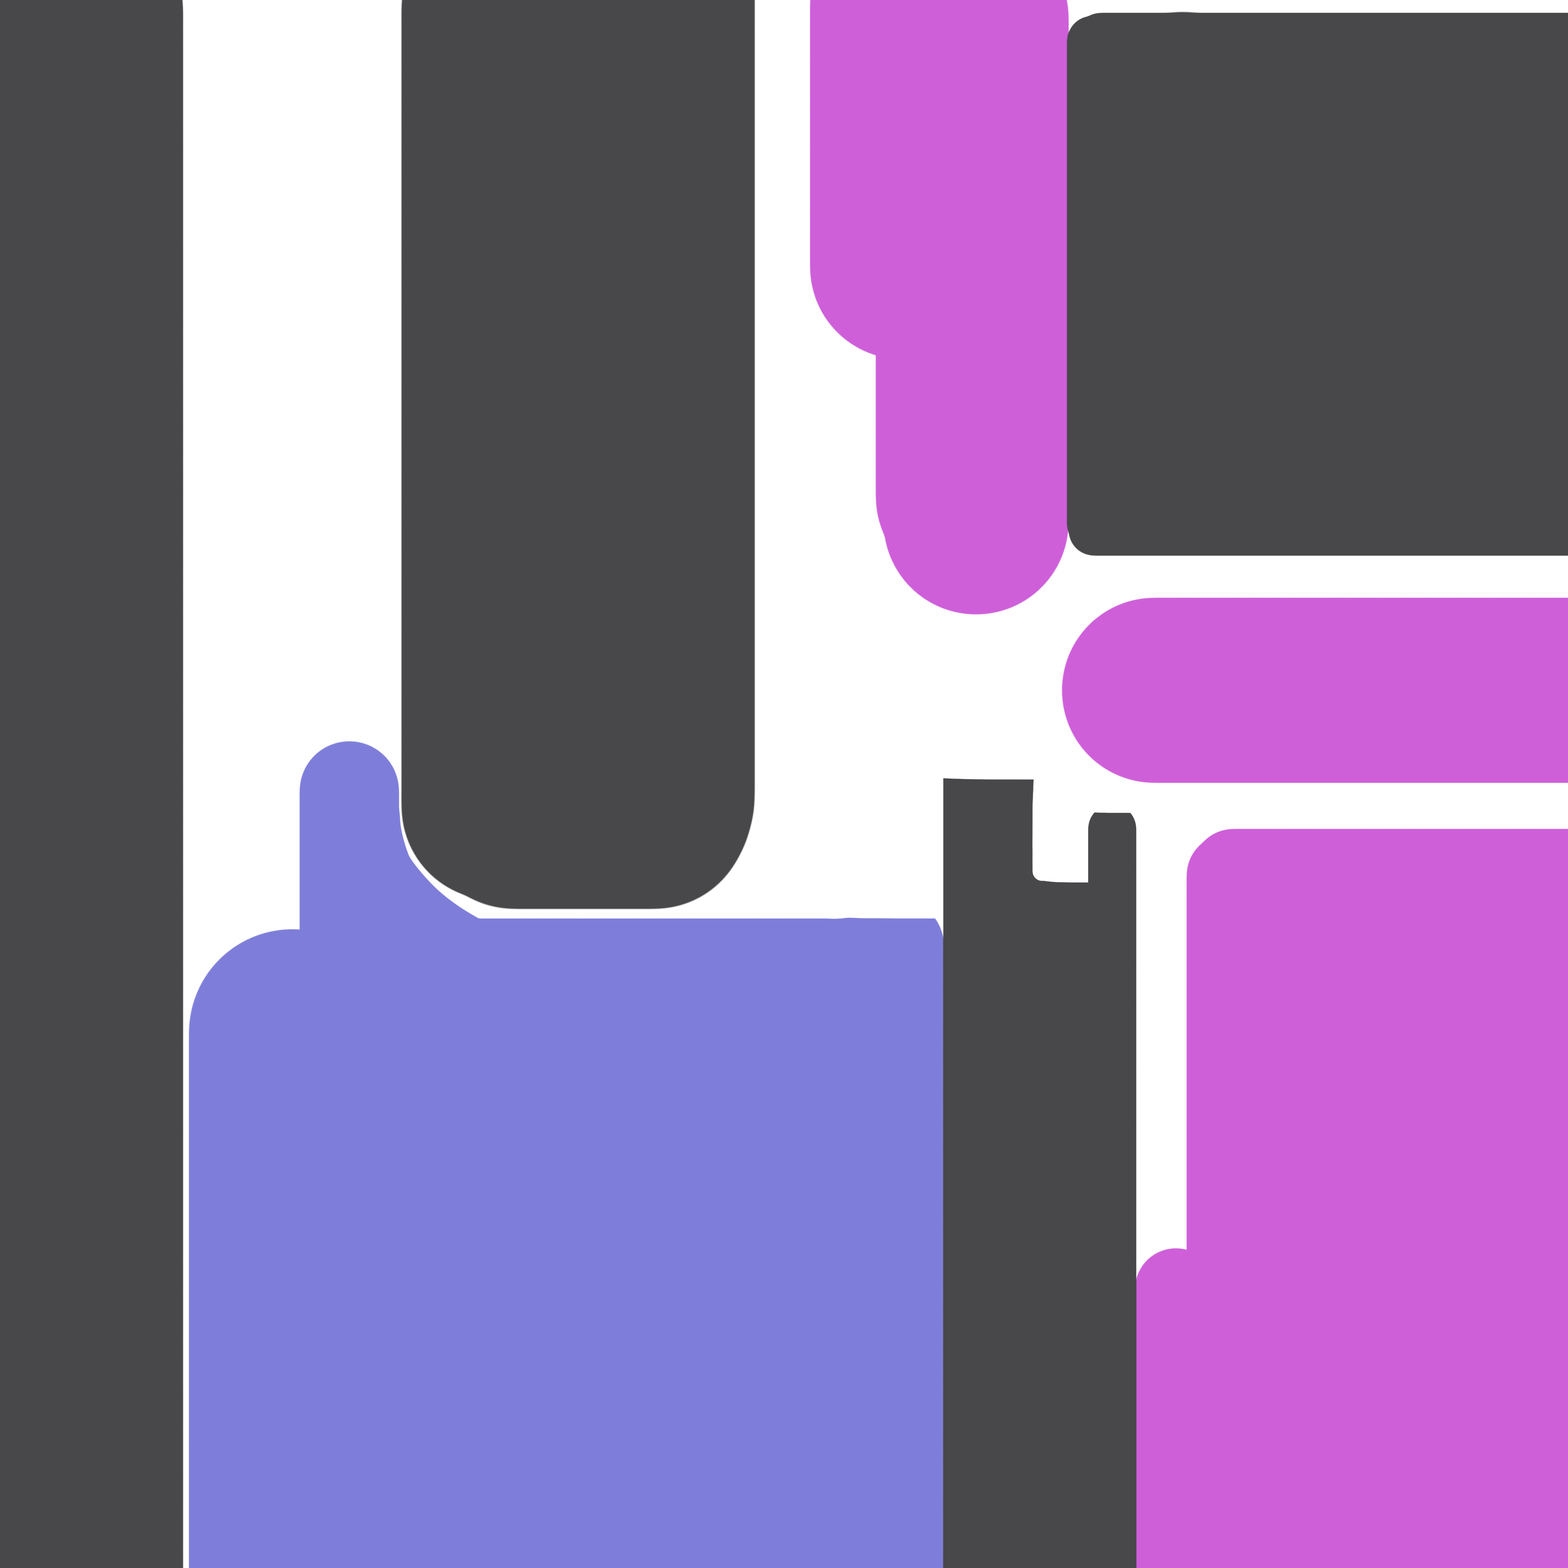
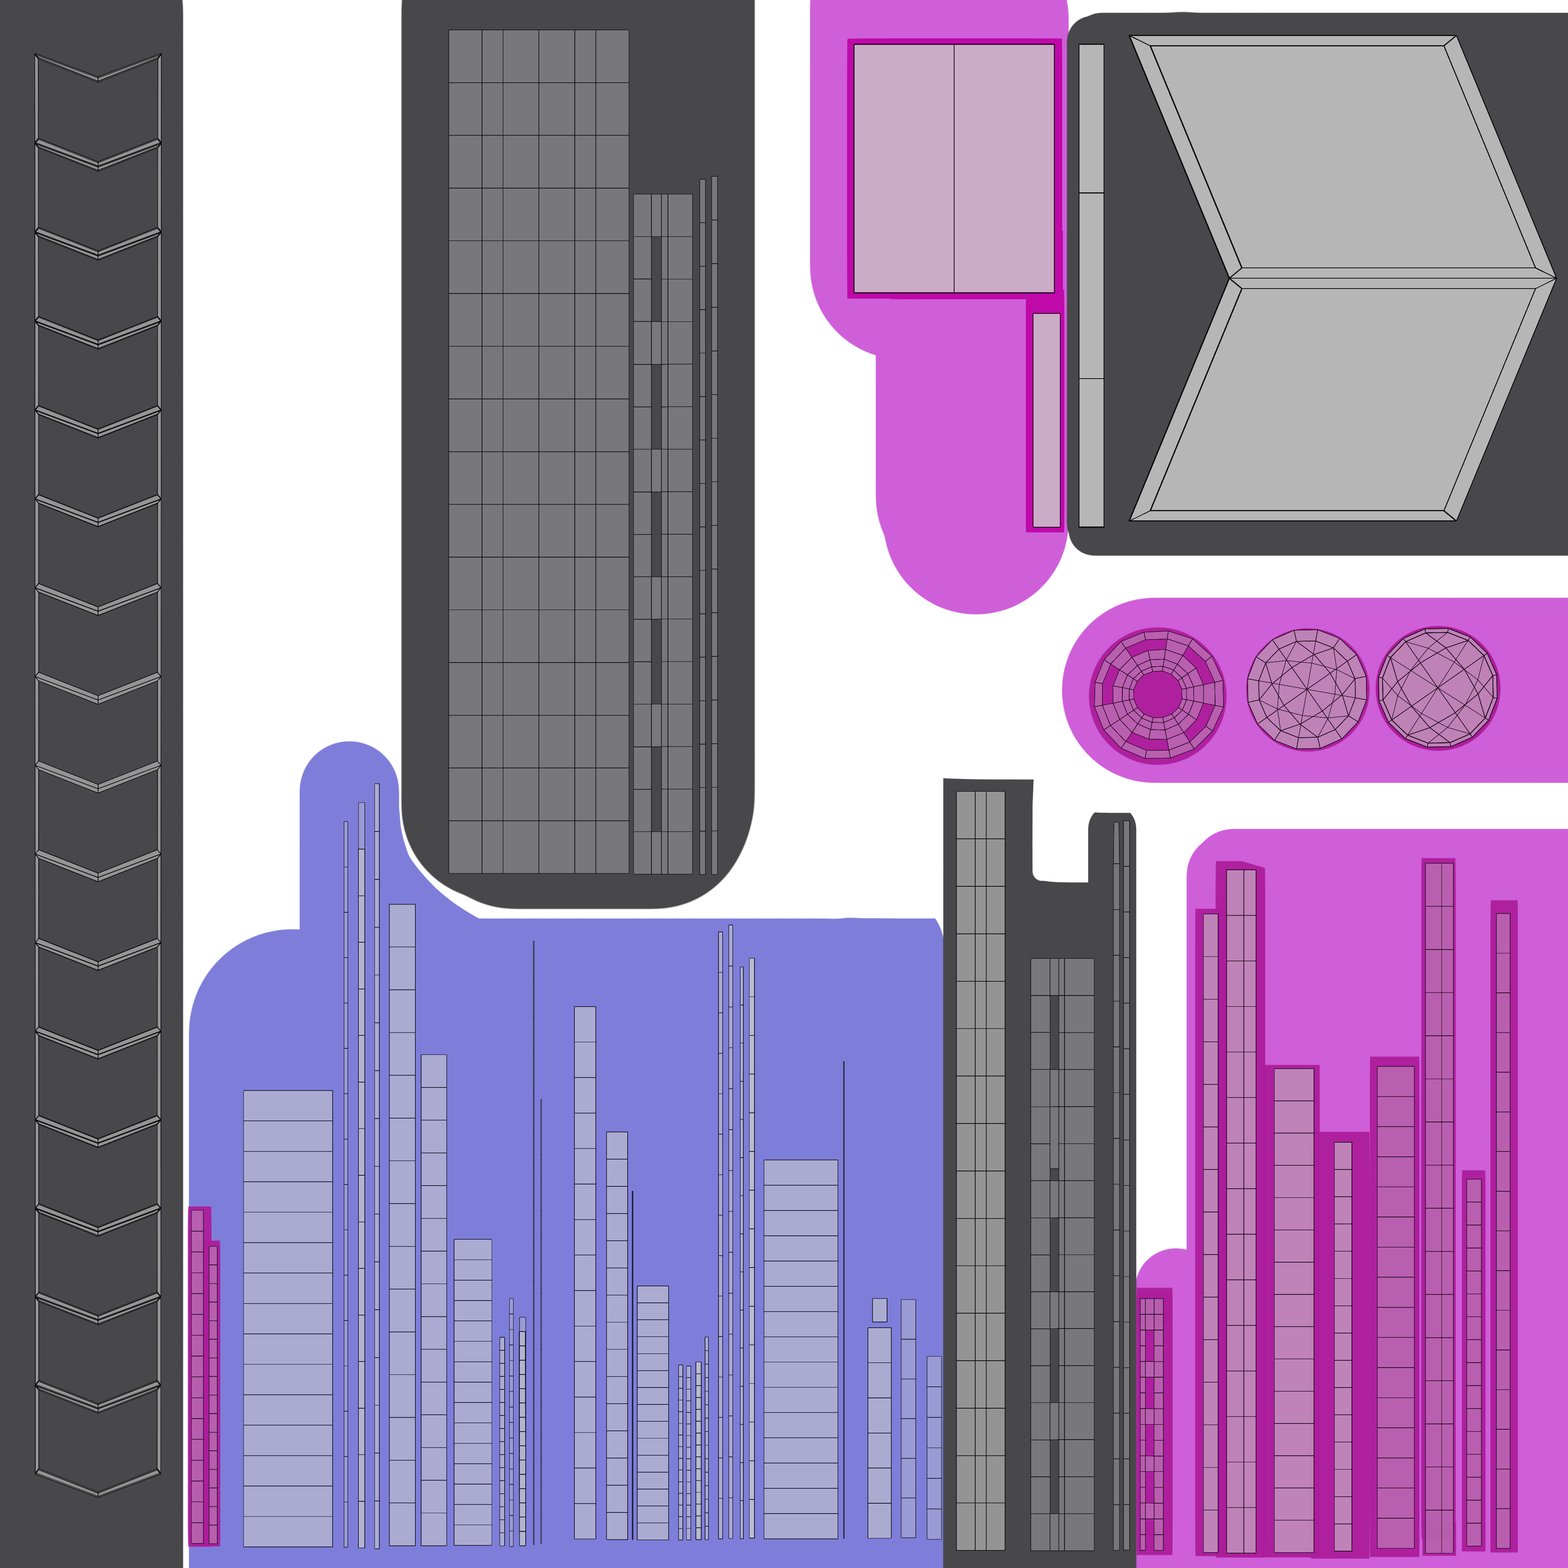
Layered file, before and after one edit (1568x1568). Changes by layer:
showed "Layer 1" over bbox(34, 29, 1558, 1554)
added group "Group 1" with 3 layers above "zonaesadentro" over bbox(187, 29, 1558, 1559)
added layer "zonaexterior" in group "Group 1" over bbox(846, 38, 1370, 1559)
added layer "zonamedio" in group "Group 1" over bbox(187, 625, 1518, 1559)
renamed "Layer 4" to "llantas", moved it into group "Group 1" over bbox(808, 34, 1558, 1559)